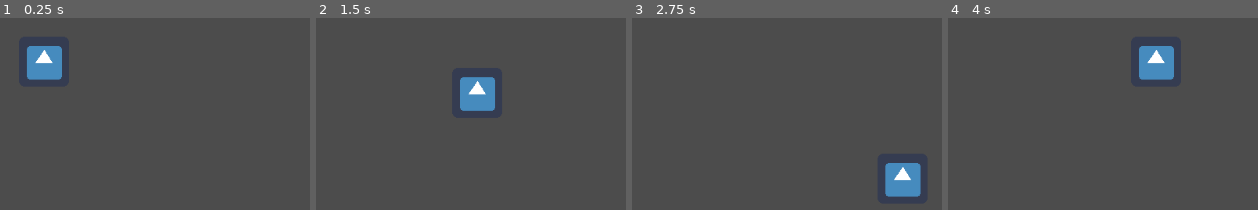
Above: before the commit, frames 1-4 (left to right).
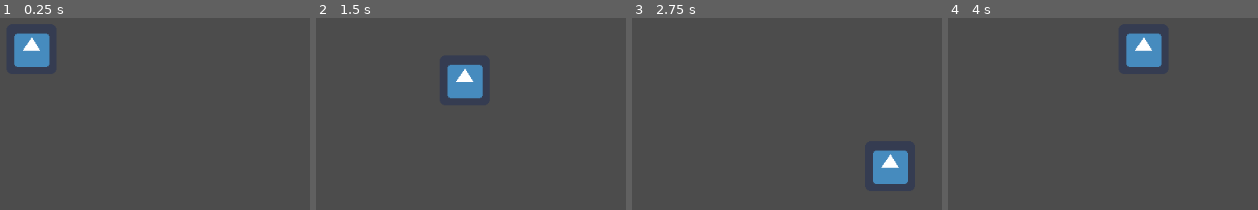
Above: after the commit, the same moments.

Repository: Monkeybot9K/GMTKJAM
Game: Godot game, scene res://World.tscn
Same seed, same stepped clock (60 frames per second), same inputs: the game is played once before the commit and once after it. The engine's default icon, where the game draws it, is replaced by a stand-in: a white triangle on a blue panel in a dark square.
Inputs:
- Up to frame 1 (0.25 s): no input
- Up to frame 2 (1.5 s): tap Enter at 0.5 s; hold Right (ui_right) 0.53-1.28 s; hold Down (ui_down) from 1.28 s (still down)
- Up to frame 3 (2.75 s): release Down (ui_down) at 2.03 s; hold Right (ui_right) from 2.03 s (still down)
- Up to frame 4 (4 s): release Right (ui_right) at 2.78 s; hold Up (ui_up) 2.78-3.53 s; hold Left (ui_left) from 3.53 s (still down)

The runs differ from the first frame. In frame 1, 2.7% of the frame differs, in the area x 4-20%, y 7-33%; in frame 2, 2.7%; in frame 3, 2.7%, in the area x 77-94%, y 68-94%; in frame 4, 2.7%.

Commit message:
PlayerCharacter is now its own scene

Diff:
--- /dev/null
+++ b/PlayerCharacter.tscn
@@ -0,0 +1,28 @@
+[gd_scene load_steps=4 format=2]
+
+[ext_resource path="res://PlayerCharacter.gd" type="Script" id=1]
+[ext_resource path="res://icon.png" type="Texture" id=2]
+
+[sub_resource type="RectangleShape2D" id=1]
+
+custom_solver_bias = 0.0
+extents = Vector2( 32, 32 )
+
+[node name="KinematicBody2D" type="KinematicBody2D" index="0"]
+
+input_pickable = false
+collision_layer = 1
+collision_mask = 1
+collision/safe_margin = 0.08
+script = ExtResource( 1 )
+__meta__ = {
+"_edit_group_": true
+}
+
+[node name="Sprite" type="Sprite" parent="." index="0"]
+
+texture = ExtResource( 2 )
+
+[node name="CollisionShape2D" type="CollisionShape2D" parent="." index="1"]
+
+shape = SubResource( 1 )
--- a/World.tscn
+++ b/World.tscn
@@ -1,28 +1,9 @@
-[gd_scene load_steps=4 format=2]
+[gd_scene load_steps=2 format=2]
 
-[ext_resource path="res://PlayerCharacter.gd" type="Script" id=1]
-[ext_resource path="res://icon.png" type="Texture" id=2]
-
-[sub_resource type="RectangleShape2D" id=1]
-
-custom_solver_bias = 0.0
-extents = Vector2( 32, 32 )
+[ext_resource path="res://PlayerCharacter.tscn" type="PackedScene" id=1]
 
 [node name="World" type="Node" index="0"]
 
-[node name="PlayerCharacter" type="KinematicBody2D" parent="." index="0"]
+[node name="KinematicBody2D" parent="." index="0" instance=ExtResource( 1 )]
 
-position = Vector2( 512, 288 )
-input_pickable = false
-collision_layer = 1
-collision_mask = 1
-collision/safe_margin = 0.08
-script = ExtResource( 1 )
-
-[node name="Sprite" type="Sprite" parent="PlayerCharacter" index="0"]
-
-texture = ExtResource( 2 )
-
-[node name="CollisionShape2D" type="CollisionShape2D" parent="PlayerCharacter" index="1"]
-
-shape = SubResource( 1 )
+position = Vector2( 496, 272 )
